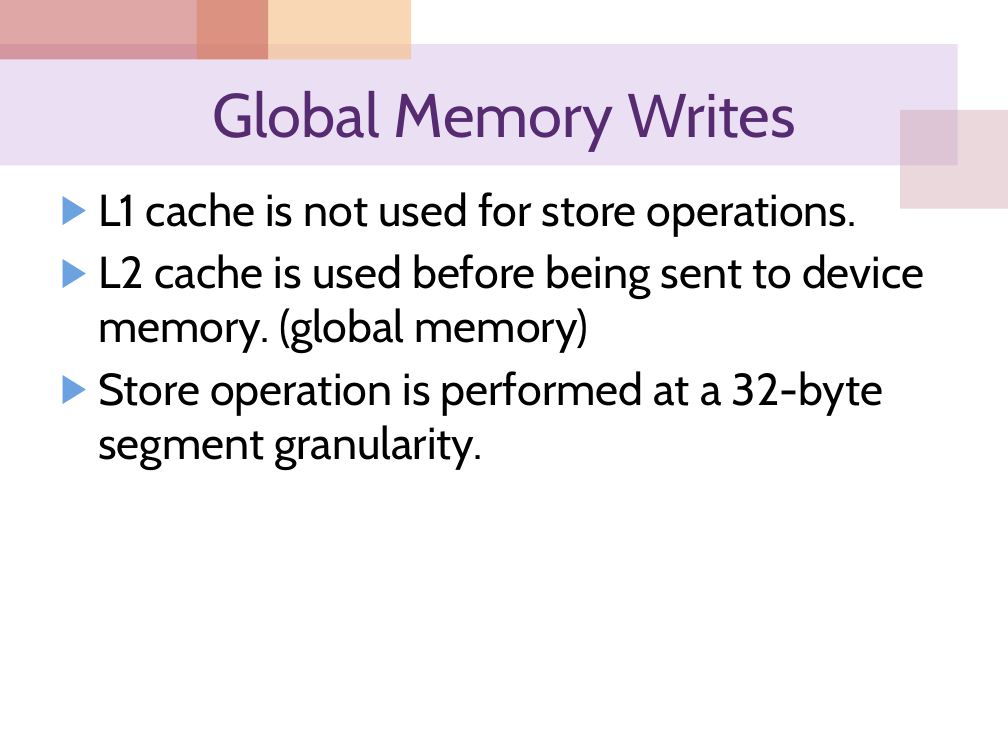
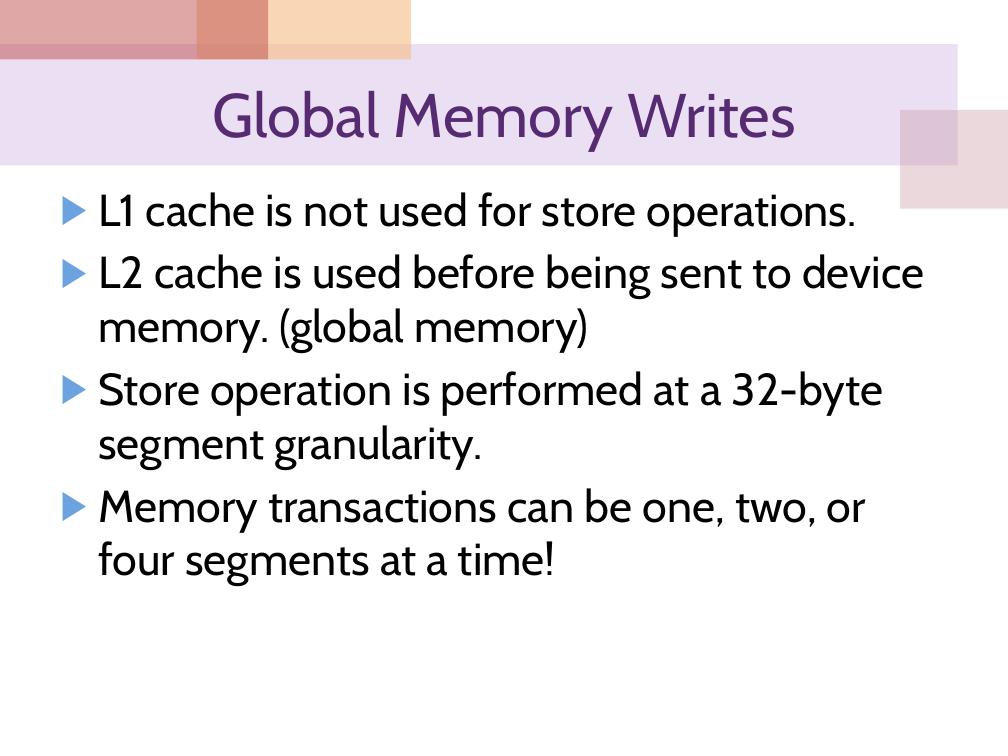
Before and after one commit to cocojk/major, a slide deck: slide 59 of gpu/EE817 Lecture 5 CUDA Memory Architecture.pptx (slide 55 before the commit). Drawn at 1008x756 pixels with LibreOffice and Linux fonts; fonts in the diff are those of the drawing. Boxes give left, top, right and bottom in pixels: in the first picture for what was removed or moved away, otherwise in the second. Text is boxed around its words. In the diff, an @@ line names an element or a change of style, - is before the commit and + after.

```diff
--- a/gpu/EE817 Lecture 5 CUDA Memory Architecture.pptx
+++ b/gpu/EE817 Lecture 5 CUDA Memory Architecture.pptx
@@ text at (98,488,866,586): paragraph added @@
+▶ Memory transactions can be one, two, or four segments at a time!
```
Also in this commit, not shown: 12 other slides changed, 6 slides added, 2 other files.
